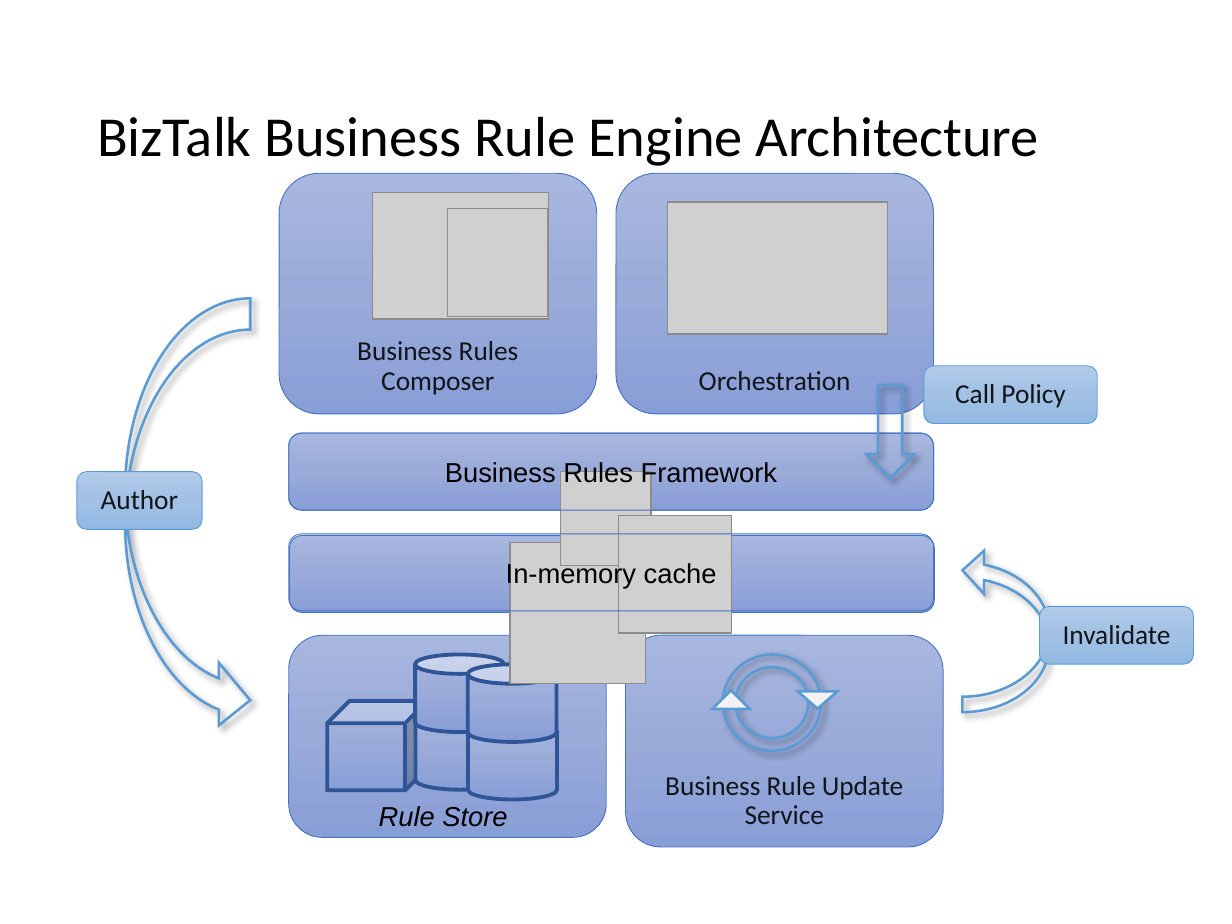
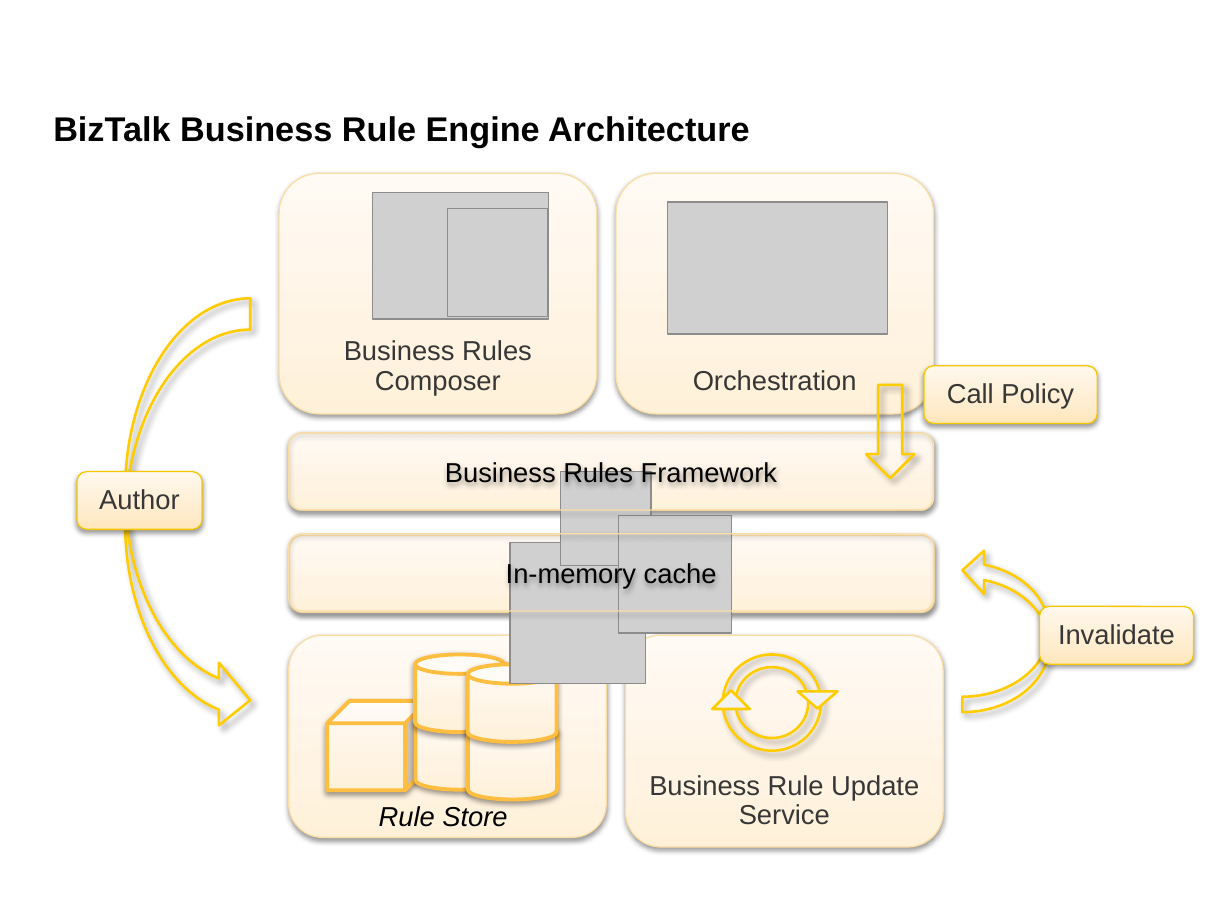
Before and after one commit to wmmihaa/BizTalk-Server---Developing-Integration-Solutions, a slide deck: slide 5 of Slides/Module 12 - Business Rules.pptx. Drawn at 1232x924 pixels with LibreOffice and Linux fonts; fonts in the diff are those of the drawing; grey boxes stand for pictures. Boxes give left, top, right and bottom in pixels: in the first picture for what was removed or moved away, otherwise in the second. Text is boxed around its words. In the diff, an @@ line names an element or a change of style, - is before the commit and + after.

```diff
--- a/Slides/Module 12 - Business Rules.pptx
+++ b/Slides/Module 12 - Business Rules.pptx
@@ title "BizTalk Business Rule Engine Architecture": place and size @@
-title "BizTalk Business Rule Engine Architecture" at box(97, 116, 1039, 166)
+title "BizTalk Business Rule Engine Architecture" at box(53, 116, 750, 147)
@@ title "BizTalk Business Rule Engine Architecture" at box(53, 116, 750, 147): size 33 to 20 pt, font Calibri to Arial, bold on; line spacing 0.9 to 1 @@
@@ outline #5B9BD5 1.5 pt to #FFCC00 1.5 pt in 6 elements at box(723, 654, 822, 750), box(712, 690, 750, 708), box(798, 691, 838, 708), box(126, 298, 251, 732), box(962, 548, 1048, 712), box(866, 384, 914, 478) @@
@@ font Calibri to Arial, text colour #11151A to #373737; fill gradient #B1CBE9 to #A3C1E5 to #93B9E4 to gradient #FFE7BD to #FFEED1 to #FFF8EE; outline #5B9BD5 0.5 pt to #F9C800 0.75 pt; shadow on in 3 elements at box(76, 472, 202, 530), box(1040, 606, 1194, 664), box(924, 366, 1098, 424) @@
@@ rounded rectangle "Business Rules Framework" at box(288, 434, 933, 511): outline #4472C4 0.5 pt to #FBDEA4 0.75 pt; shadow on @@
@@ rounded rectangle "In-memory cache" at box(288, 533, 933, 611): outline #4472C4 0.5 pt to #FBDEA4 0.75 pt; shadow on @@
@@ fill gradient #A8B7DF to #9AABD9 to #889ED7 to gradient #FFF1DA to #FFF5E4 to #FFFBF5; outline #4472C4 0.5 pt to #FBDEA4 0.75 pt; shadow on in 3 elements at box(288, 434, 933, 511), box(288, 636, 606, 838), box(290, 536, 934, 614) @@
@@ font Calibri to Arial, text colour #11151A to #373737; fill gradient #A8B7DF to #9AABD9 to #889ED7 to gradient #FFF1DA to #FFF5E4 to #FFFBF5; outline #4472C4 0.5 pt to #FBDEA4 0.75 pt; shadow on in 3 elements at box(280, 174, 598, 414), box(616, 174, 934, 414), box(626, 636, 944, 848) @@
@@ fill gradient #A8B7DF to #9AABD9 to #889ED7 to gradient #FFF1DA to #FFF5E4 to #FFFBF5; outline #2F5597 2.25 pt to #FFBE40 2.25 pt; shadow on in 5 elements at box(328, 701, 428, 791), box(415, 712, 504, 790), box(415, 654, 504, 732), box(468, 722, 557, 800), box(468, 664, 557, 742) @@
```
Also in this commit, not shown: 25 other slides changed, 16 other files.
